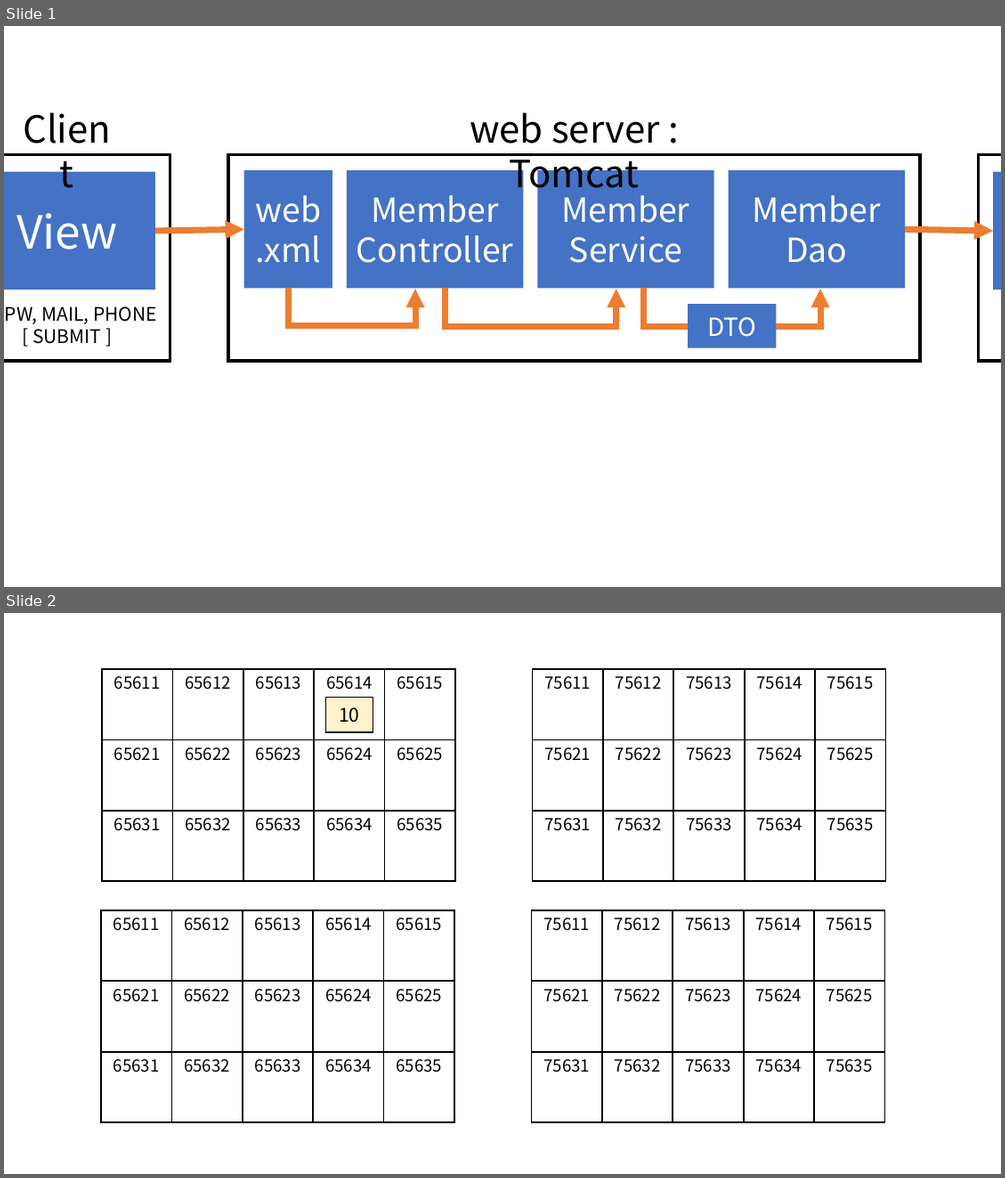
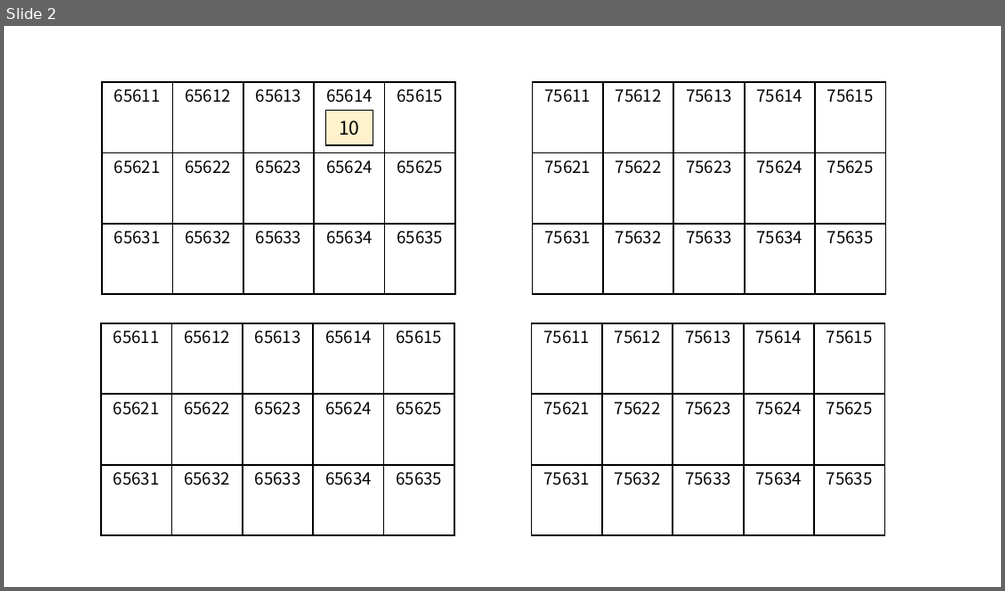
Before and after one commit to ho8566z/daily_log, a slide deck: notion/create_notion_img.pptx. Shown one above the other, each under a label of ours: slides 1 and 2 before the commit, slide 2 after it. The pictures are 1005x1178 and 1005x591 pixels, drawn with LibreOffice and Linux fonts; fonts in the diff are those of the drawing. Boxes give left, top, right and bottom in pixels: in the first picture for what was removed or moved away, otherwise in the second. Text is boxed around its words. In the diff, an @@ line names an element or a change of style, - is before the commit and + after.

```diff
--- a/notion/create_notion_img.pptx
+++ b/notion/create_notion_img.pptx
@@ slide 1 removed at <box>4,26,1001,587</box>, background #FFFFFF @@
@@ group removed at <box>4,103,1001,361</box>: 10 rectangles, 3 texts, 3 elbow arrows, 2 arrows @@
-Member
-Controller
-Member
-Service
-Member
-Dao
-web.xml
-View
-DB
-Client
-web server : Tomcat
-ID, PW, MAIL, PHONE
-[ SUBMIT ]
-DTO
```
Also in this commit, not shown: 1 slide added, 11 other files.
